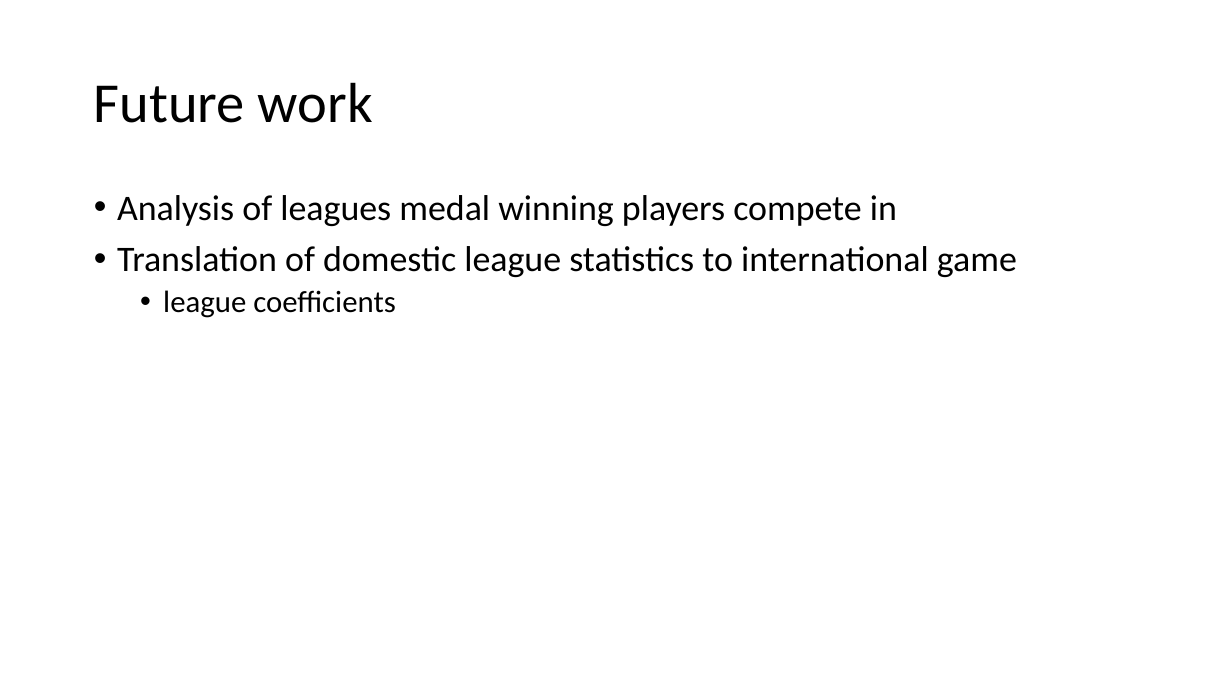
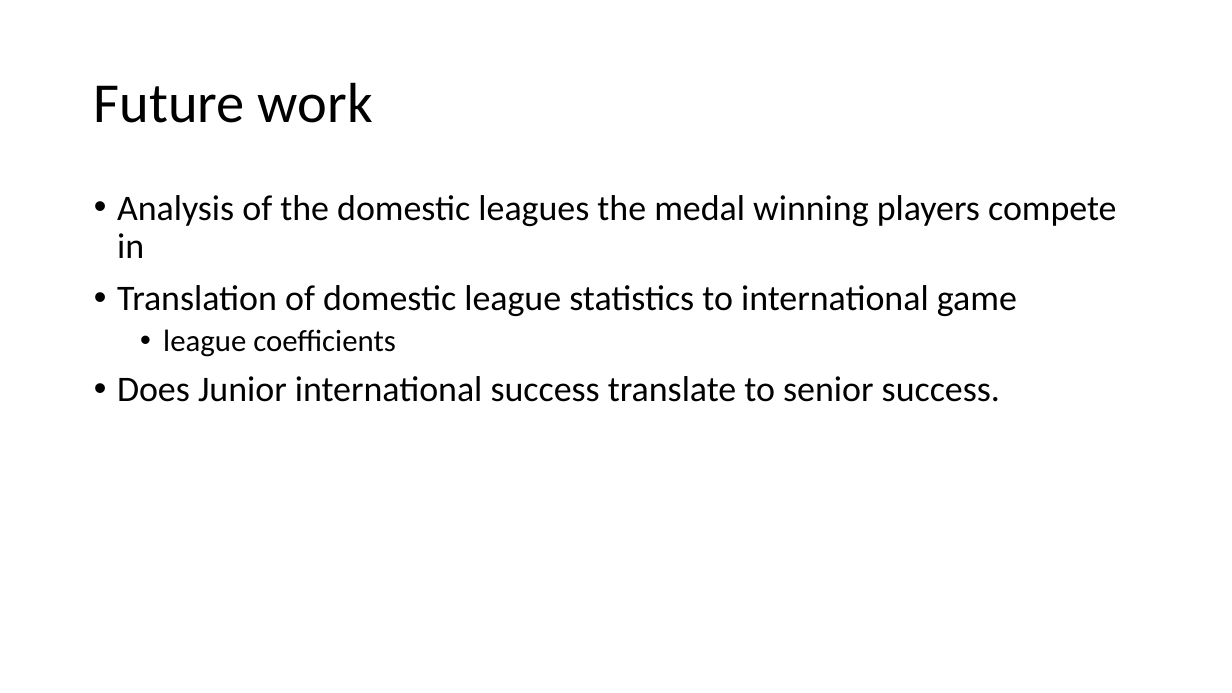
Before and after one commit to RobertRiddell/Olympic-Basketball, a slide deck: slide 13 of docs/Olympic Basketball.pptx. Drawn at 1232x693 pixels with LibreOffice and Linux fonts; fonts in the diff are those of the drawing. Boxes give left, top, right and bottom in pixels: in the first picture for what was removed or moved away, otherwise in the second. Text is boxed around its words. In the diff, an @@ line names an element or a change of style, - is before the commit and + after.

```diff
--- a/docs/Olympic Basketball.pptx
+++ b/docs/Olympic Basketball.pptx
@@ text at (117,195,1116,258): text changed @@
-• Analysis of leagues medal winning players compete in
+• Analysis of the domestic leagues the medal winning players compete in
@@ text at (117,376,1000,402): paragraph added @@
+• Does Junior international success translate to senior success.
```
Also in this commit, not shown: 6 other slides changed, 2 slides added, 1 slide removed, 4 other files.
